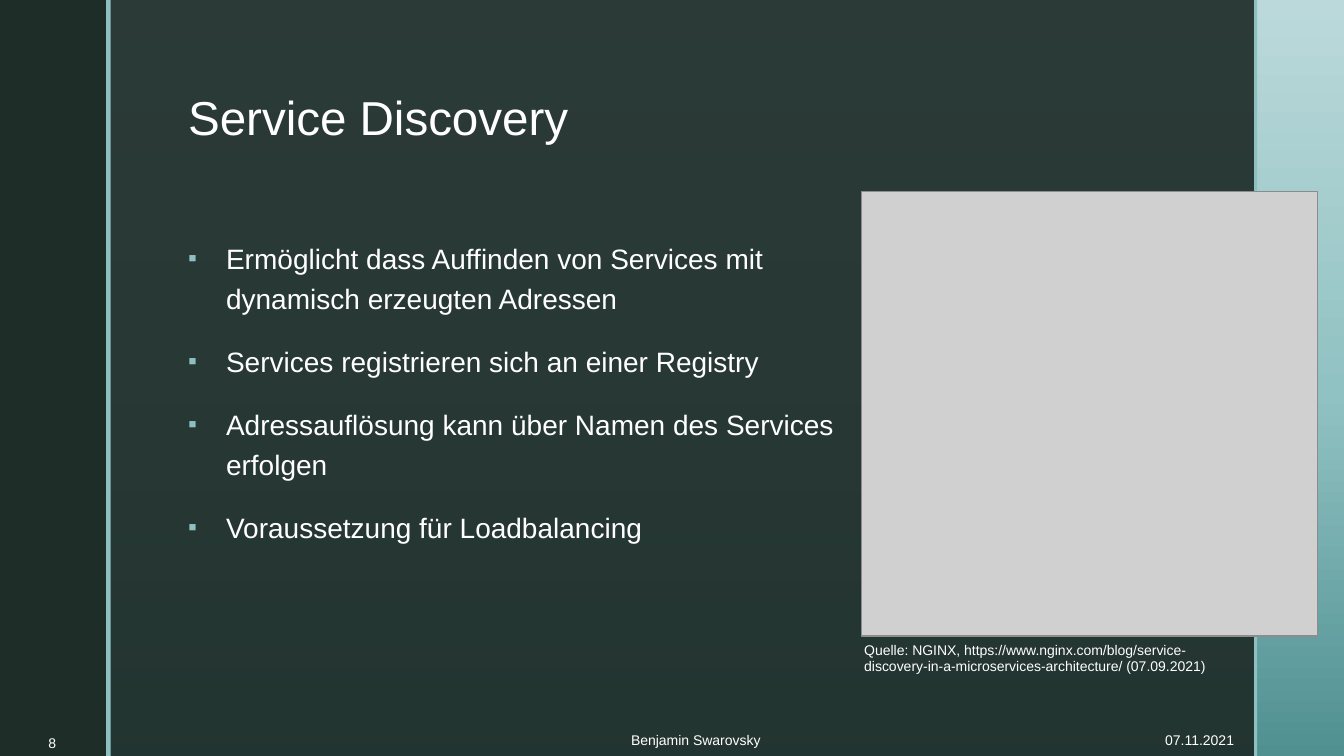
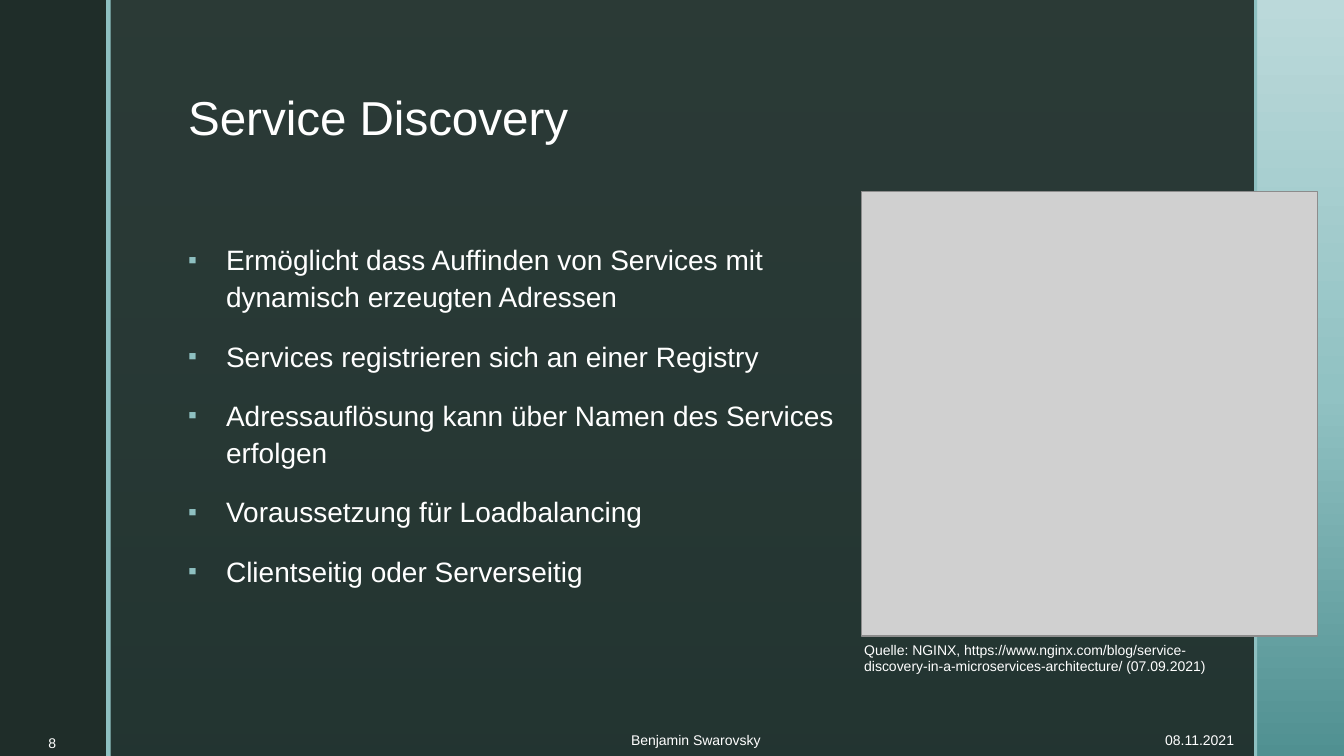
Before and after one commit to BenjaminS01/Abschluss, a slide deck: slide 8 of Vortrag.pptx. Drawn at 1344x756 pixels with LibreOffice and Linux fonts; fonts in the diff are those of the drawing; grey boxes stand for pictures; background and template pictures are left out. Boxes give left, top, right and bottom in pixels: in the first picture for what was removed or moved away, otherwise in the second. Text is boxed around its words. In the diff, an @@ line names an element or a change of style, - is before the commit and + after.

```diff
--- a/Vortrag.pptx
+++ b/Vortrag.pptx
@@ text at [226,249,833,527]: line spacing 1.2 to 1.1 @@
@@ text at [226,561,583,587]: paragraph added @@
+▪ Clientseitig oder Serverseitig
@@ text at [1165,735,1234,745]: text changed @@
-07.11.2021
+08.11.2021
```
Also in this commit, not shown: 24 other slides changed, 2 slides removed.
